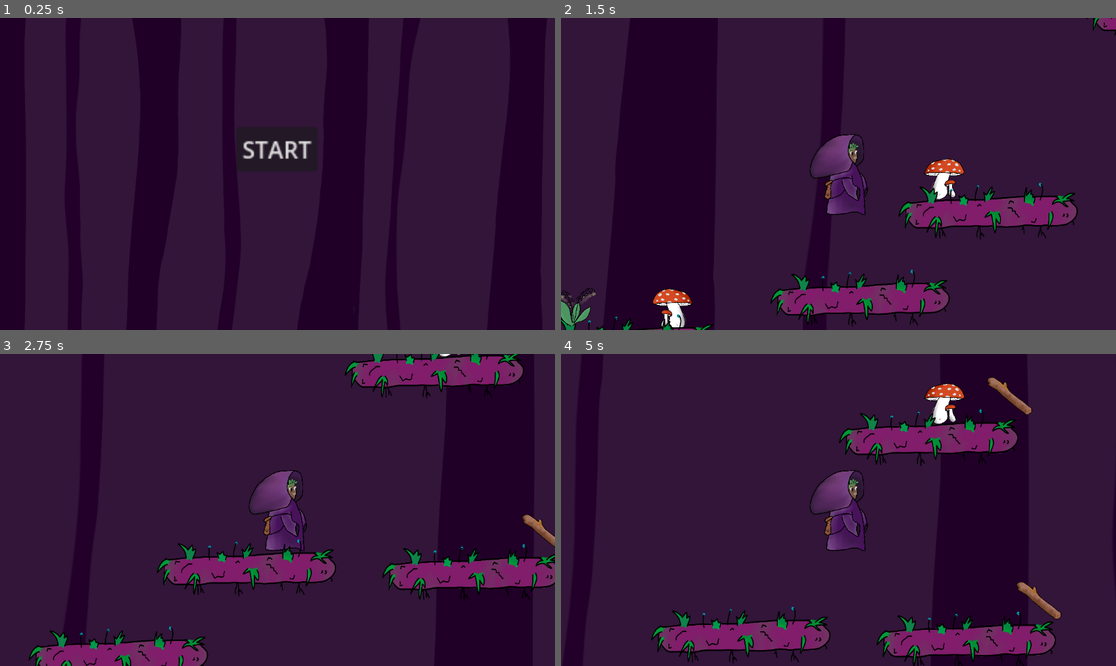
Above: before the commit, frames 1-4 (two rows, left to right).
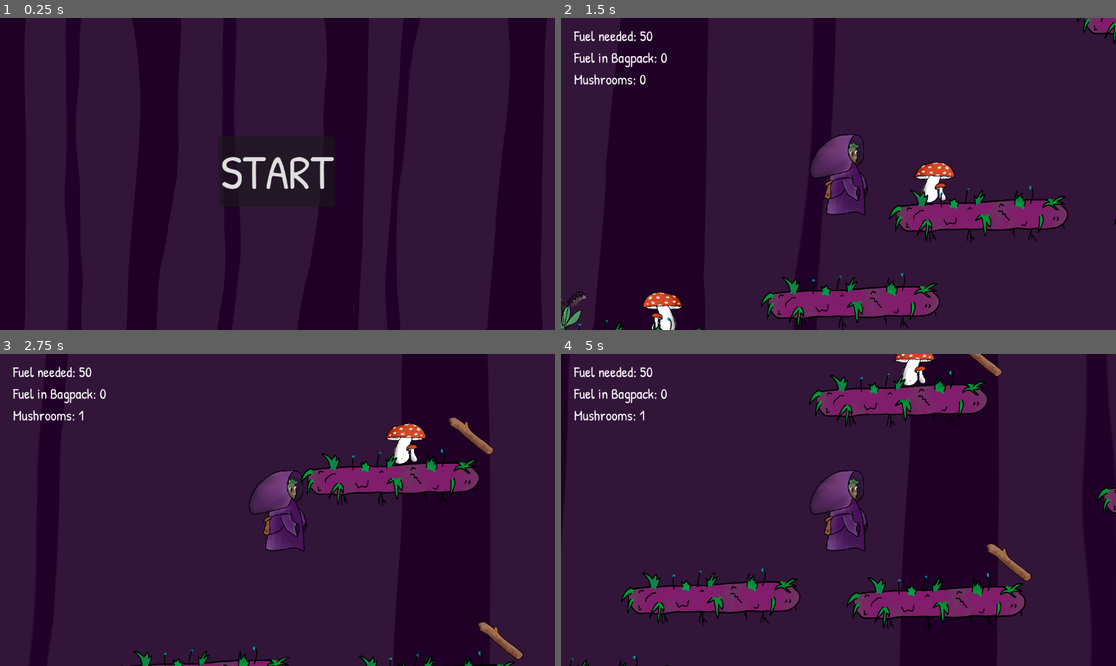
Above: after the commit, the same moments.

Repository: one-mink/into_the_woods
Game: Godot game, scene res://scenes/start_srceen.tscn
The game is run twice, just before and just after one commit, with the same random seed, the same clock (stepped at 60 frames per second) and the same inputs.
Inputs:
- Up to frame 1 (0.25 s): no input
- Up to frame 2 (1.5 s): click "START" at 0.5 s; tap Enter (ui_accept) at 1.25 s; hold Right (ui_right) from 1.28 s (still down); tap S (throw) at 1.35 s
- Up to frame 3 (2.75 s): keep holding Right (ui_right); tap Enter (ui_accept) at 1.52, 2.27 s; tap Alt at 2.1 s
- Up to frame 4 (5 s): release Right (ui_right) at 2.78 s; hold Left (ui_left) 2.78-3.53 s; tap Shift at 2.85 s; hold Right (ui_right) from 3.53 s (still down); tap S (throw) at 3.6 s; tap Enter (ui_accept) at 3.77, 4.52 s; tap Alt at 4.35 s

The runs differ from the first frame. In frame 1, 1.2% of the frame differs, in the area x 40-61%, y 39-55%; in frame 2, 7.2%; in frame 3, 17%; in frame 4, 21%, in the area x 1-100%, y 0-100%.

Commit message:
added labels, fonts and fixed bugs

Diff:
--- a/scenes/dog_boar.tscn
+++ b/scenes/dog_boar.tscn
@@ -10,7 +10,7 @@
 "duration": 1.0,
 "texture": ExtResource("2_ull8f")
 }],
-"loop": true,
+"loop": 1,
 "name": &"Idle",
 "speed": 5.0
 }]
--- a/scenes/gameover.tscn
+++ b/scenes/gameover.tscn
@@ -1,7 +1,8 @@
 [gd_scene format=3 uid="uid://bibpowkeib56j"]
 
-[ext_resource type="Script" uid="uid://blbsbpja0t0tg" path="res://scenes/gameover.gd" id="1_dy3ie"]
+[ext_resource type="Script" uid="uid://blbsbpja0t0tg" path="res://scripts/gameover.gd" id="1_dy3ie"]
 [ext_resource type="Texture2D" uid="uid://bcs56pn8h01xm" path="res://images/background.png" id="1_ncp31"]
+[ext_resource type="FontFile" uid="uid://credw2f6vml43" path="res://fonts/PatrickHand-Regular.ttf" id="3_2mkfd"]
 
 [node name="Node2D" type="Node2D" unique_id=518568778]
 script = ExtResource("1_dy3ie")
@@ -14,19 +15,21 @@
 texture = ExtResource("1_ncp31")
 
 [node name="Label" type="Label" parent="Background" unique_id=674933719]
-offset_left = -500.0
-offset_top = -250.0
-offset_right = -408.0
-offset_bottom = -227.0
-scale = Vector2(10, 10)
+offset_left = -558.6955
+offset_top = -282.60864
+offset_right = 545.3045
+offset_bottom = 70.39136
+theme_override_fonts/font = ExtResource("3_2mkfd")
+theme_override_font_sizes/font_size = 260
 text = "GAME OVER"
 
 [node name="Button" type="Button" parent="." unique_id=1859603308]
-offset_left = -78.0
-offset_top = 85.0
-offset_right = -2.0
-offset_bottom = 121.5
-scale = Vector2(2, 2)
+offset_left = -97.0
+offset_top = 77.0
+offset_right = 95.0
+offset_bottom = 180.0
+theme_override_fonts/font = ExtResource("3_2mkfd")
+theme_override_font_sizes/font_size = 70
 text = "restart"
 
 [connection signal="pressed" from="Button" to="." method="_on_button_pressed"]
--- a/scenes/player.tscn
+++ b/scenes/player.tscn
@@ -2,6 +2,8 @@
 
 [ext_resource type="Texture2D" uid="uid://b78tbrn3k0b1o" path="res://images/noff_idle.png" id="1_4flbx"]
 [ext_resource type="Script" uid="uid://bonklnptvprjk" path="res://scripts/character_body_2d.gd" id="1_g2els"]
+[ext_resource type="FontFile" uid="uid://credw2f6vml43" path="res://fonts/PatrickHand-Regular.ttf" id="3_dqkch"]
+[ext_resource type="Script" uid="uid://c627wsa6wicol" path="res://scripts/fuel-label.gd" id="3_qhqgy"]
 
 [sub_resource type="SpriteFrames" id="SpriteFrames_sh265"]
 animations = [{
@@ -9,7 +11,7 @@
 "duration": 1.0,
 "texture": ExtResource("1_4flbx")
 }],
-"loop": true,
+"loop": 1,
 "name": &"default",
 "speed": 5.0
 }]
@@ -38,3 +40,12 @@
 
 [node name="Stick_Start_Flip" type="Marker2D" parent="CharacterBody2D" unique_id=431525264]
 position = Vector2(-180, 0)
+
+[node name="Label" type="Label" parent="CharacterBody2D" unique_id=882821239]
+offset_left = -549.0
+offset_top = -308.0
+offset_right = -387.0
+offset_bottom = -253.0
+theme_override_fonts/font = ExtResource("3_dqkch")
+theme_override_font_sizes/font_size = 30
+script = ExtResource("3_qhqgy")
--- a/scenes/start_srceen.tscn
+++ b/scenes/start_srceen.tscn
@@ -1,7 +1,8 @@
 [gd_scene format=3 uid="uid://p1f1311eu6p1"]
 
-[ext_resource type="Script" uid="uid://bglyf7tt1hutk" path="res://scenes/start_srceen.gd" id="1_2na0q"]
+[ext_resource type="Script" uid="uid://bglyf7tt1hutk" path="res://scripts/start_srceen.gd" id="1_2na0q"]
 [ext_resource type="Texture2D" uid="uid://bcs56pn8h01xm" path="res://images/background.png" id="2_f34nf"]
+[ext_resource type="FontFile" uid="uid://credw2f6vml43" path="res://fonts/PatrickHand-Regular.ttf" id="3_f34nf"]
 
 [node name="StartSrceen" type="Node2D" unique_id=1516013644]
 script = ExtResource("1_2na0q")
@@ -12,11 +13,12 @@
 texture = ExtResource("2_f34nf")
 
 [node name="Button" type="Button" parent="." unique_id=681135619]
-offset_left = -85.0
-offset_top = -98.0
-offset_right = -29.0
-offset_bottom = -67.0
-scale = Vector2(3, 3)
+offset_left = -122.0
+offset_top = -78.0
+offset_right = 120.0
+offset_bottom = 67.0
+theme_override_fonts/font = ExtResource("3_f34nf")
+theme_override_font_sizes/font_size = 100
 text = "START"
 
 [node name="Camera2D" type="Camera2D" parent="." unique_id=1494757676]
--- a/scenes/world.tscn
+++ b/scenes/world.tscn
@@ -24,6 +24,12 @@
 
 [node name="World" type="Node2D" unique_id=637985704]
 
+[node name="WorldEnvironment" type="WorldEnvironment" parent="." unique_id=674028547]
+environment = SubResource("Environment_4mrxx")
+camera_attributes = SubResource("CameraAttributesPractical_7r4gi")
+
+[node name="ParallaxBackground" type="ParallaxBackground" parent="WorldEnvironment" unique_id=1519798678]
+
 [node name="Background" type="Sprite2D" parent="." unique_id=122386308]
 position = Vector2(381, -249)
 texture = ExtResource("1_7r4gi")
@@ -47,12 +53,6 @@
 [node name="Background3" type="Sprite2D" parent="Background4" unique_id=1105446826]
 position = Vector2(7218, -252)
 texture = ExtResource("1_7r4gi")
-
-[node name="WorldEnvironment" type="WorldEnvironment" parent="." unique_id=674028547]
-environment = SubResource("Environment_4mrxx")
-camera_attributes = SubResource("CameraAttributesPractical_7r4gi")
-
-[node name="ParallaxBackground" type="ParallaxBackground" parent="WorldEnvironment" unique_id=1519798678]
 
 [node name="Player" parent="." unique_id=769515138 instance=ExtResource("1_f3sb7")]
 position = Vector2(5089, 3)
--- a/scripts/character_body_2d.gd
+++ b/scripts/character_body_2d.gd
@@ -6,12 +6,12 @@
 @export var POWER = 400.0
 static var hearts = 5
 
-const SPEED = 300.0
-const JUMP_VELOCITY = -700.0
+const SPEED = 400.0
+const JUMP_VELOCITY = -750.0
 
 func _physics_process(delta: float) -> void:
 	if not is_on_floor():
-		velocity += get_gravity() * delta
+		velocity += get_gravity() * delta *1.2
 	if Input.is_action_just_pressed("throw"):
 		throw()
 	if Input.is_action_just_pressed("ui_accept") and is_on_floor():
--- a/scripts/collect_sticks.gd
+++ b/scripts/collect_sticks.gd
@@ -12,7 +12,7 @@
 func _on_body_entered(body: Node2D) -> void:
 	if body.is_in_group("dog"):
 		queue_free()
-		Dog.sitting = true
+		body.is_alive = false
 
 	if body.is_in_group("player"):
 		queue_free()
--- a/scripts/dog_boar_movment.gd
+++ b/scripts/dog_boar_movment.gd
@@ -1,11 +1,12 @@
 extends CharacterBody2D
 
 class_name Dog
-static var sitting = false
+var is_alive = true
 
-var SPEED = 300.0
+var SPEED = 200.0
 const JUMP_VELOCITY = -400.0
 var direction: int = 1
+
 
 func _physics_process(delta: float) -> void:
 	if not is_on_floor():
@@ -18,11 +19,9 @@
 	if is_on_wall():
 		flip_direction()
 
-	if sitting:
-		SPEED = 0
-		await get_tree().create_timer(2.0).timeout
-		SPEED = 300
-
+	if is_alive == false:
+		await get_tree().create_timer(0.5).timeout
+		queue_free()
 
 func flip_direction():
 	direction *= -1
--- /dev/null
+++ b/scripts/fuel-label.gd
@@ -0,0 +1,4 @@
+extends Label
+
+func _process(delta: float) -> void:
+	text = "Fuel needed: "  + str(50 - Fuel.fuel_tank) + "\nFuel in Bagpack: " + str(Fuel.fuel) + "\nMushrooms: " + str(Mushroom.count)
--- a/scripts/rocket_load.gd
+++ b/scripts/rocket_load.gd
@@ -3,22 +3,21 @@
 class_name Fuel
 static var fuel = 0
 var speed: float = 400.00
-var fuel_tank = 0
+static var fuel_tank = 0
 var started = false
 
-@onready var fuel_bar = $/root/World/CanvasLayer/UI/ProgressBar
 
 func _ready() -> void:
 	pass
 
 func _process(delta: float) -> void:
-	fuel_bar = fuel_tank
+
 	if started == true:
 		position += Vector2.UP * speed * delta
 
 
 func _on_body_entered(body: Node2D) -> void:
-	fuel_tank += Fuel.fuel
+	Fuel.fuel_tank += Fuel.fuel
 	Fuel.fuel = 0
 	print(fuel_tank)
 
Not shown, added: addons/godot_super-wakatime/api_key_prompt.tscn
Not shown, added: addons/godot_super-wakatime/counter.tscn
Not shown, added: addons/godot_super-wakatime/decompressor.gd
Not shown, added: addons/godot_super-wakatime/decompressor.gd.uid
Not shown, added: addons/godot_super-wakatime/godot_super-wakatime.gd
Not shown, added: addons/godot_super-wakatime/godot_super-wakatime.gd.uid
Not shown, added: addons/godot_super-wakatime/plugin.cfg
Not shown, added: addons/godot_super-wakatime/utils.gd
Not shown, added: addons/godot_super-wakatime/utils.gd.uid
Not shown, added: addons/godot_super-wakatime/wakatime.cfg
Binary file added: fonts/PatrickHand-Regular.ttf
Not shown, added: fonts/PatrickHand-Regular.ttf.import
(and 7 more such lines)
